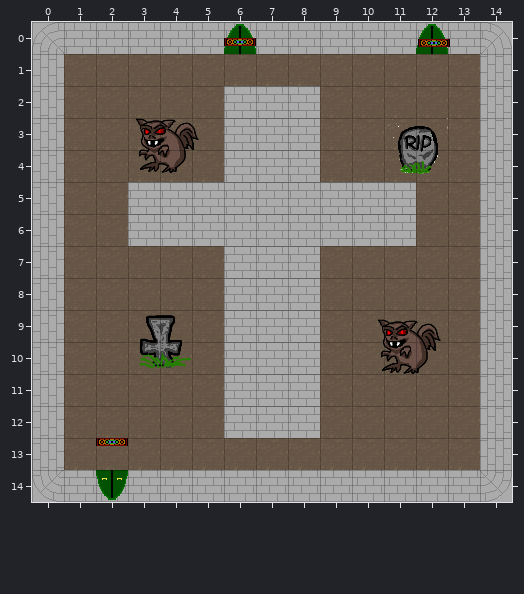
One commit to this Tiled map: resources/graphics/rooms/room3.tmx. The first picture shows the starting point.
Cells are 32x32 px. Shown: x 0..14, y 0..14.
After:
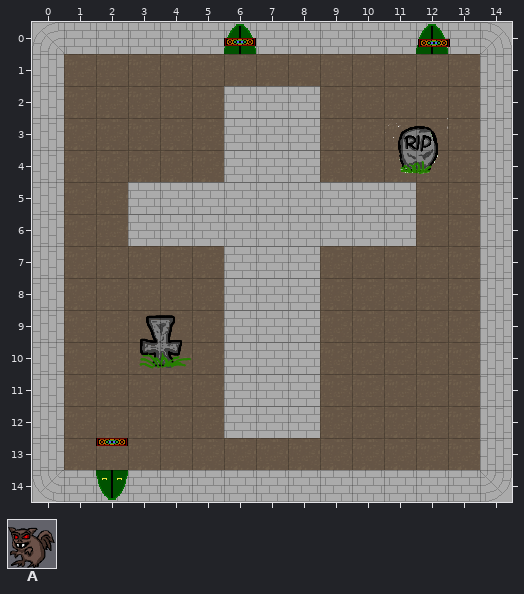
Key: from "gargyole": A 0.
Objects are placed by their top-left corner, in cells (3,4 is the top-left corner of cell 3,4); size is 1x1 cell unless given.
The exact change:
--- layer "objects"
-A at 3.2,2.7 size 2x2
-A at 10.8,9 size 2x2
Boxes around the changes in both pictures, in picture pixels (x1, y1, x2, y2):
removed: (136, 118, 199, 173)
removed: (378, 319, 441, 374)
